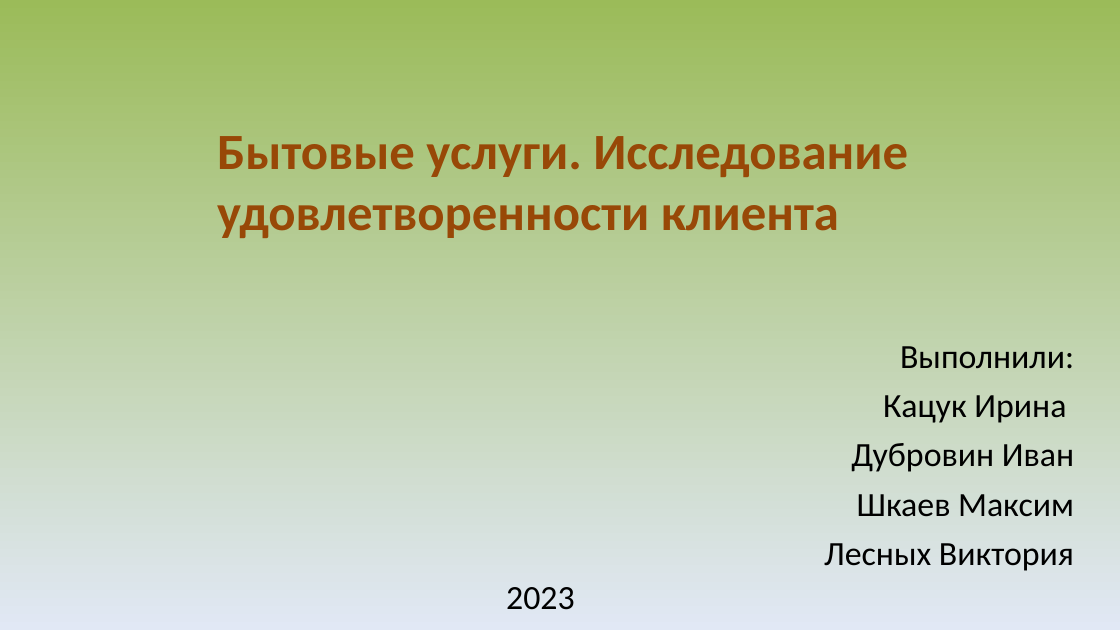
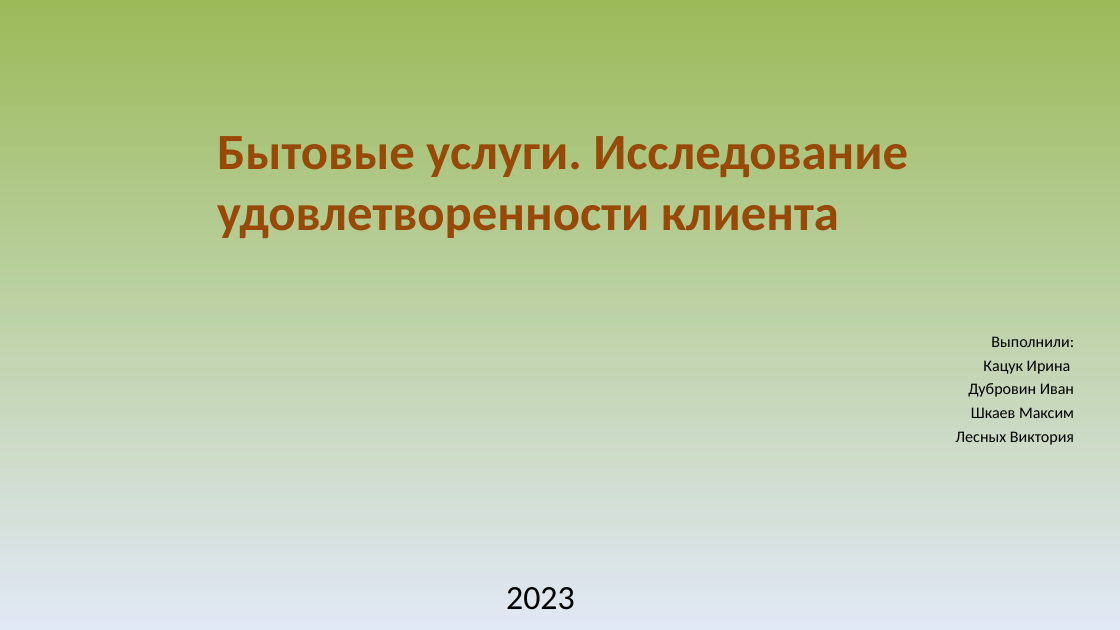
Before and after one commit to irkatsuk/ya_climate, a slide deck: slide 1 of presentation/YaClimate.ppt. Drawn at 1120x630 pixels with LibreOffice and Linux fonts; fonts in the diff are those of the drawing. Boxes give left, top, right and bottom in pixels: in the first picture for what was removed or moved away, otherwise in the second. Text is boxed around its words. In the diff, an @@ line names an element or a change of style, - is before the commit and + after.

```diff
--- a/presentation/YaClimate.ppt
+++ b/presentation/YaClimate.ppt
@@ text "Выполнили:" at (955, 336, 1074, 445): size 24 to 11.4 pt; line spacing 1 to 0.8 @@
```
Also in this commit, not shown: 1 other slide changed, 1 other file.
